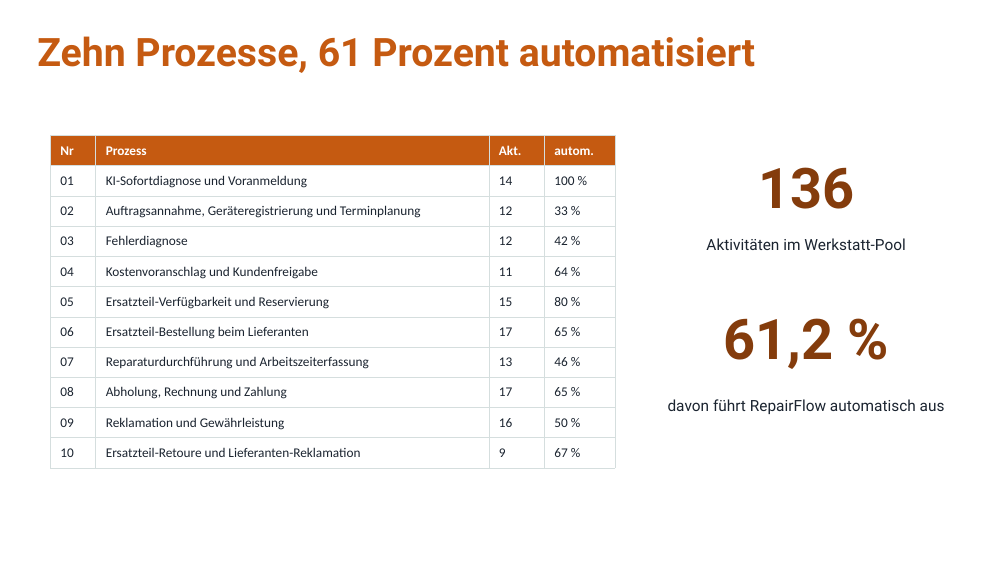
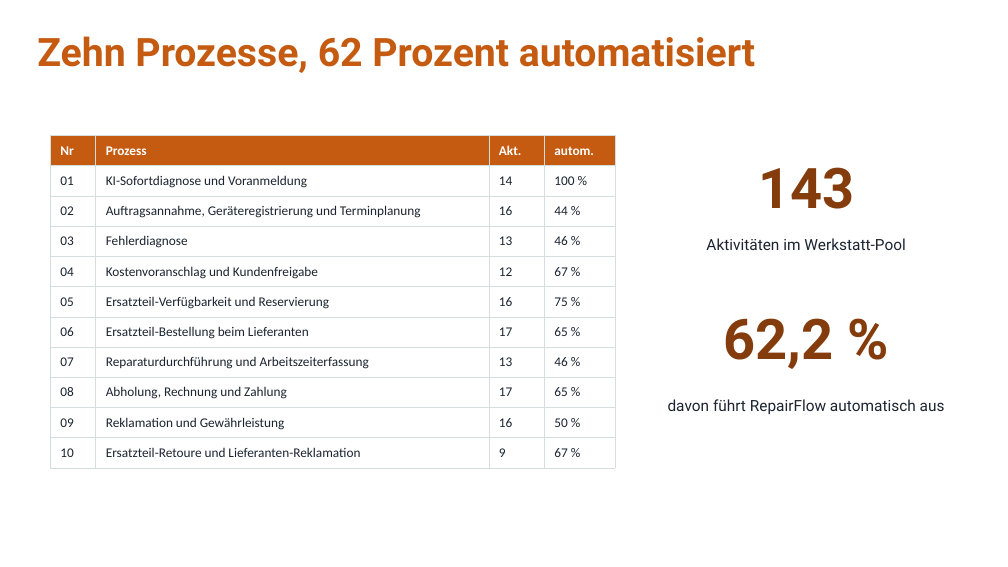
Before and after one commit to jakobschwan123-cmd/casestudy-semester-3, a slide deck: slide 22 of 4_praesentation/Abschlusspraesentation.pptx. Drawn at 1008x567 pixels with LibreOffice and Linux fonts; fonts in the diff are those of the drawing. Boxes give left, top, right and bottom in pixels: in the first picture for what was removed or moved away, otherwise in the second. Text is boxed around its words. In the diff, an @@ line names an element or a change of style, - is before the commit and + after.

```diff
--- a/4_praesentation/Abschlusspraesentation.pptx
+++ b/4_praesentation/Abschlusspraesentation.pptx
@@ text at [37,36,755,73]: text changed @@
-Zehn Prozesse, 61 Prozent automatisiert
+Zehn Prozesse, 62 Prozent automatisiert
@@ table at [50,135,615,468] @@
-row 3, column 3: 12
+row 3, column 3: 16
-row 3, column 4: 33 %
+row 3, column 4: 44 %
-row 4, column 3: 12
+row 4, column 3: 13
-row 4, column 4: 42 %
+row 4, column 4: 46 %
-row 5, column 3: 11
+row 5, column 3: 12
-row 5, column 4: 64 %
+row 5, column 4: 67 %
-row 6, column 3: 15
+row 6, column 3: 16
-row 6, column 4: 80 %
+row 6, column 4: 75 %
@@ text at [758,167,854,209]: text changed @@
-136
+143
@@ text at [724,318,834,369]: text changed @@
-61,2 %
+62,2 %
```
Also in this commit, not shown: 7 other slides changed, 14 other files.
